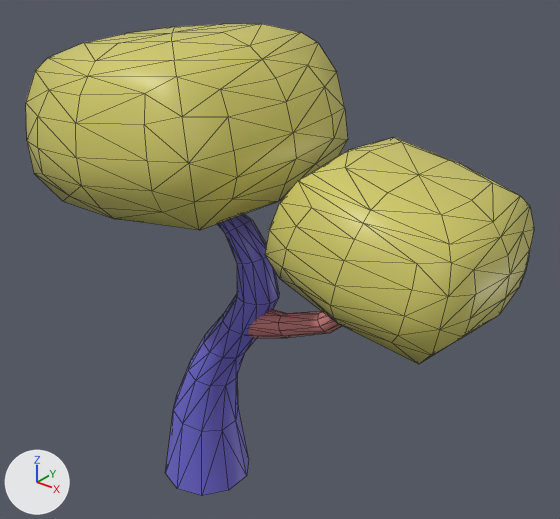
Renders of the COLLADA model UnaTree1.dae from each side of a commit.
Both versions are drawn from a 50 mm camera at (15.34, -15.08, 18.14) aimed at (2.81, 0.58, 8.43). The lights are fixed; the arrows at lower left show +X, +Y and +Z. Mesh edges are drawn as thin lines. Where no turn or scale is listed for an object, it has been applied to the vertices.
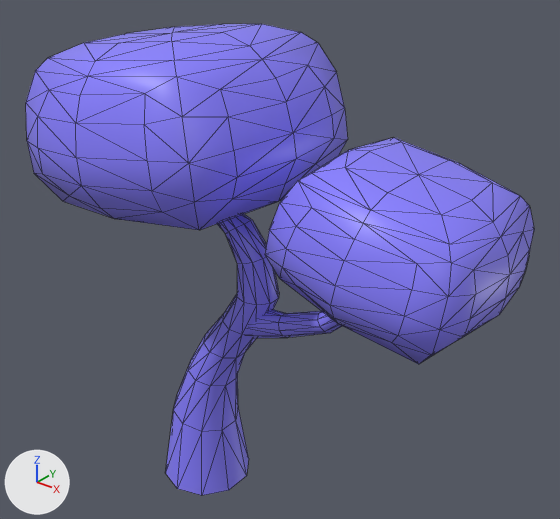
The newer file is also rescaled (x0.405), turned or shifted as a whole; pictures and numbers use the older file's frame.

The change, as a list of edits to the scene's bpy script:
```text
Change mat_mainstem:
    mat_mainstem.base_color: (0.161, 0.14, 0.64) -> (0.25, 0.216, 1.0)  # blue #7069d1 -> blue #8980ff
Change me_cube_001:
    where me_cube_001.from_pydata(...)  # 410 vertices, 772 faces; spans x -3.9..9.7, y -3.9..3.8, z -12.53..2.34
    used by ob_cube; location = (0.05, 0.01, 12.35)
    me_cube_001 part 1: 80 faces spanning x 1.57..7.28, y -0.52..0.4, z -6.49..-2.98 switch from mat_branch (pink #d18282) to mat_mainstem (blue #8980ff)
    me_cube_001 part 2: 512 faces spanning x -3.9..9.7, y -3.9..3.8, z -3.82..2.34 switch from mat_mainpuff (yellow #d1cb68) to mat_mainstem (blue #8980ff)
```

Boxes [x1, y1, x2, y2] around the edits, measured in the pictures (560 x 519 px):
'Cube', recoloured, surface changed (yellow to blue): [26, 24, 534, 495] in both
part 1 of me_cube_001, recoloured: [248, 309, 342, 338] in both
part 2 of me_cube_001, recoloured (yellow to blue): [26, 24, 534, 364] in both
